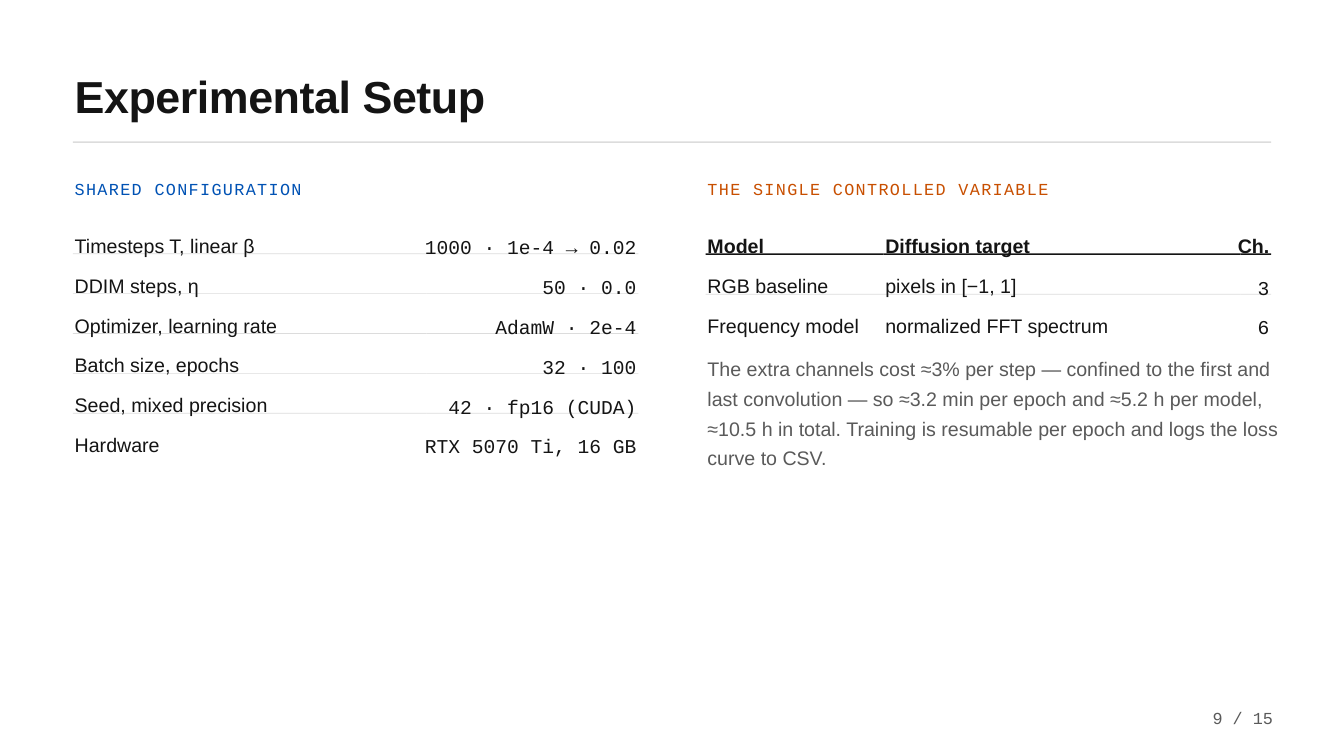
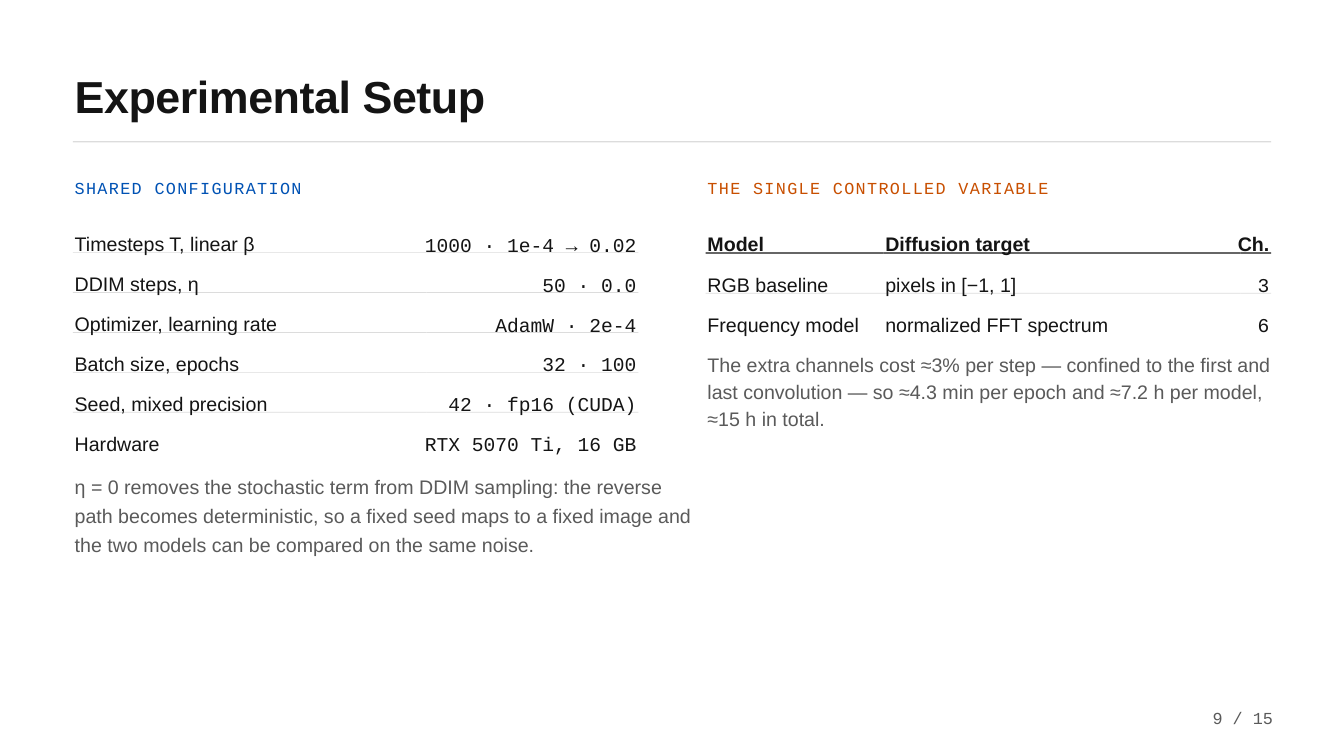
Before and after one commit to CiccioNos/cv-project6, a slide deck: slide 9 of Presentazione_Computer_Vision.pptx. Drawn at 1344x756 pixels with LibreOffice and Linux fonts; fonts in the diff are those of the drawing. Boxes give left, top, right and bottom in pixels: in the first picture for what was removed or moved away, otherwise in the second. Text is boxed around its words. In the diff, an @@ line names an element or a change of style, - is before the commit and + after.

```diff
--- a/Presentazione_Computer_Vision.pptx
+++ b/Presentazione_Computer_Vision.pptx
@@ line spacing 1.75 to 1.72 in 10 elements at (75, 277, 199, 295), (75, 236, 254, 255), (75, 316, 277, 335), (75, 356, 239, 375), (75, 436, 160, 451), (885, 277, 1016, 296), (707, 277, 828, 293), (707, 236, 764, 256), (885, 237, 1030, 255), (1238, 236, 1270, 254) @@
@@ line spacing 1.81 to 1.75 in 8 elements at (542, 279, 636, 293), (448, 398, 637, 415), (425, 239, 636, 253), (495, 318, 636, 333), (542, 358, 636, 372), (425, 437, 637, 455), (1258, 279, 1270, 293), (1258, 319, 1270, 333) @@
@@ text at (707, 358, 1270, 426): text changed @@
-The extra channels cost ≈3% per step — confined to the first and last convolution — so ≈3.2 min per epoch and ≈5.2 h per model, ≈10.5 h in total. Training is resumable per epoch and logs the loss curve to CSV.
+The extra channels cost ≈3% per step — confined to the first and last convolution — so ≈4.3 min per epoch and ≈7.2 h per model, ≈15 h in total.
@@ text added at (75, 480, 691, 556), 21 pt, text #5A5A5A @@
+η = 0 removes the stochastic term from DDIM sampling: the reverse path becomes deterministic, so a fixed seed maps to a fixed image and the two models can be compared on the same noise.
```
Also in this commit, not shown: 12 other slides changed, 2 slides added, 2 slides removed, 2 other files.
